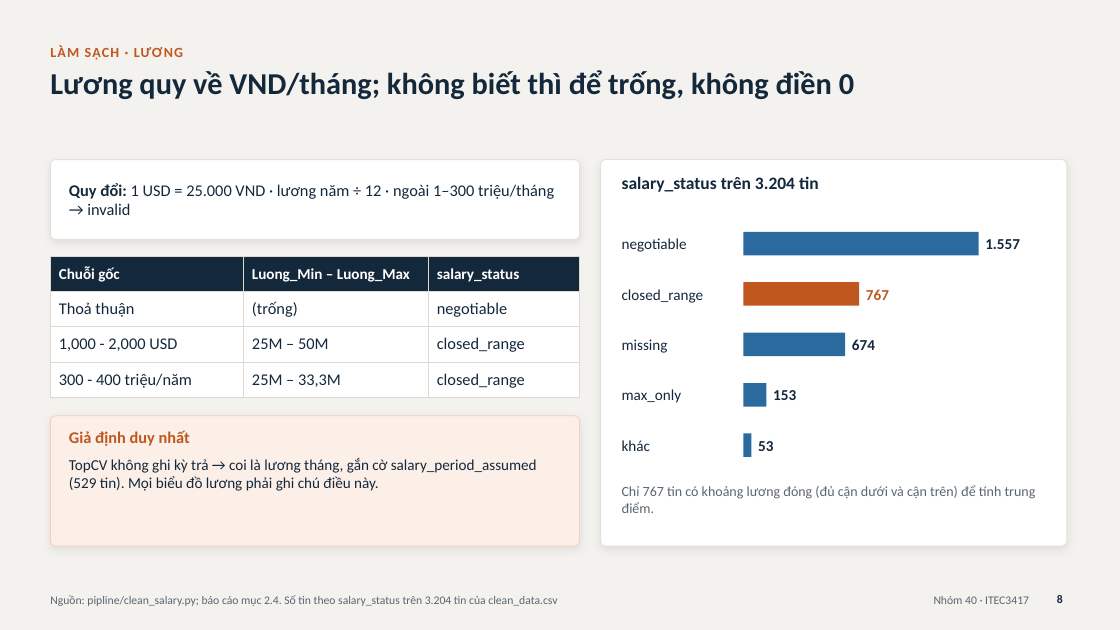
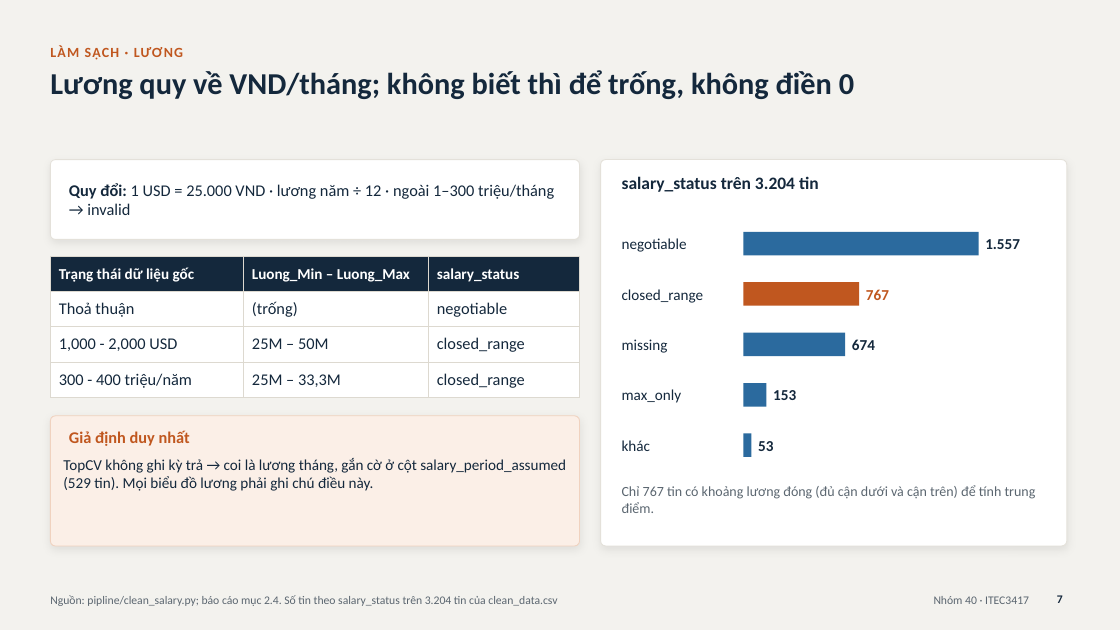
Before and after one commit to Tuan-Nguyen-176/vietnam-it-job-market-analysis, a slide deck: slide 7 of slide thuyet trinh/Nhom40_SlideThuyetTrinh.pptx (slide 8 before the commit). Drawn at 1120x630 pixels with LibreOffice and Linux fonts; fonts in the diff are those of the drawing. Boxes give left, top, right and bottom in pixels: in the first picture for what was removed or moved away, otherwise in the second. Text is boxed around its words. In the diff, an @@ line names an element or a change of style, - is before the commit and + after.

```diff
--- a/slide thuyet trinh/Nhom40_SlideThuyetTrinh.pptx
+++ b/slide thuyet trinh/Nhom40_SlideThuyetTrinh.pptx
@@ table at (x1=50, y1=256, x2=580, y2=397) @@
-row 1, column 1: Chuỗi gốc
+row 1, column 1: Trạng thái dữ liệu gốc
@@ text at (x1=63, y1=458, x2=566, y2=491): text changed @@
-TopCV không ghi kỳ trả → coi là lương tháng, gắn cờ salary_period_assumed (529 tin). Mọi biểu đồ lương phải ghi chú điều này.
+TopCV không ghi kỳ trả → coi là lương tháng, gắn cờ ở cột salary_period_assumed (529 tin). Mọi biểu đồ lương phải ghi chú điều này.
@@ page number at (x1=1057, y1=595, x2=1063, y2=603): text changed @@
-8
+7
```
Also in this commit, not shown: 14 other slides changed, 4 slides removed, 1 other file.
